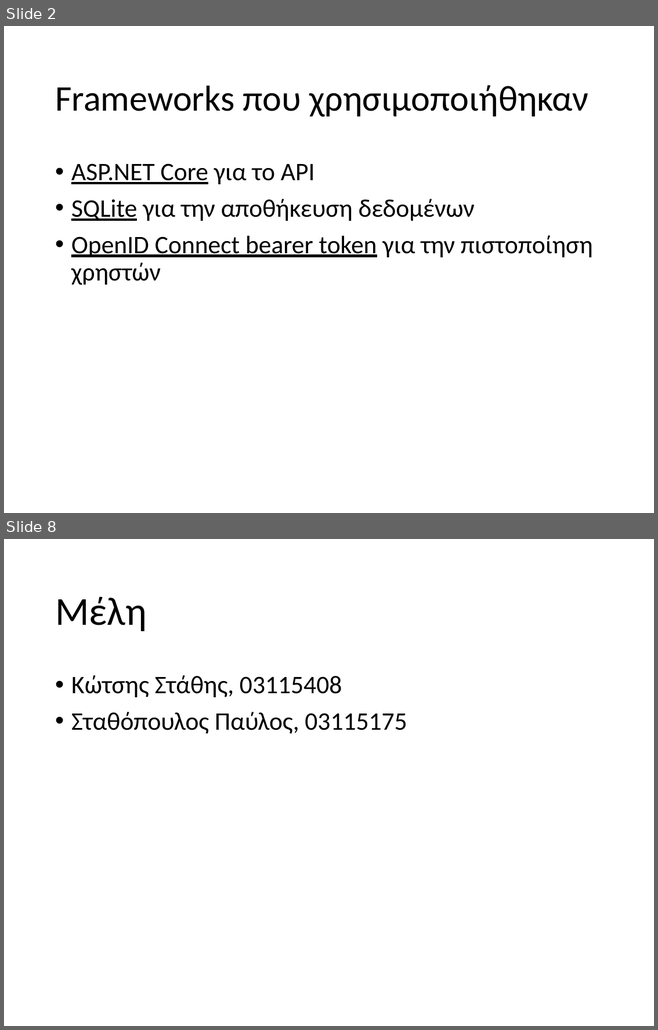
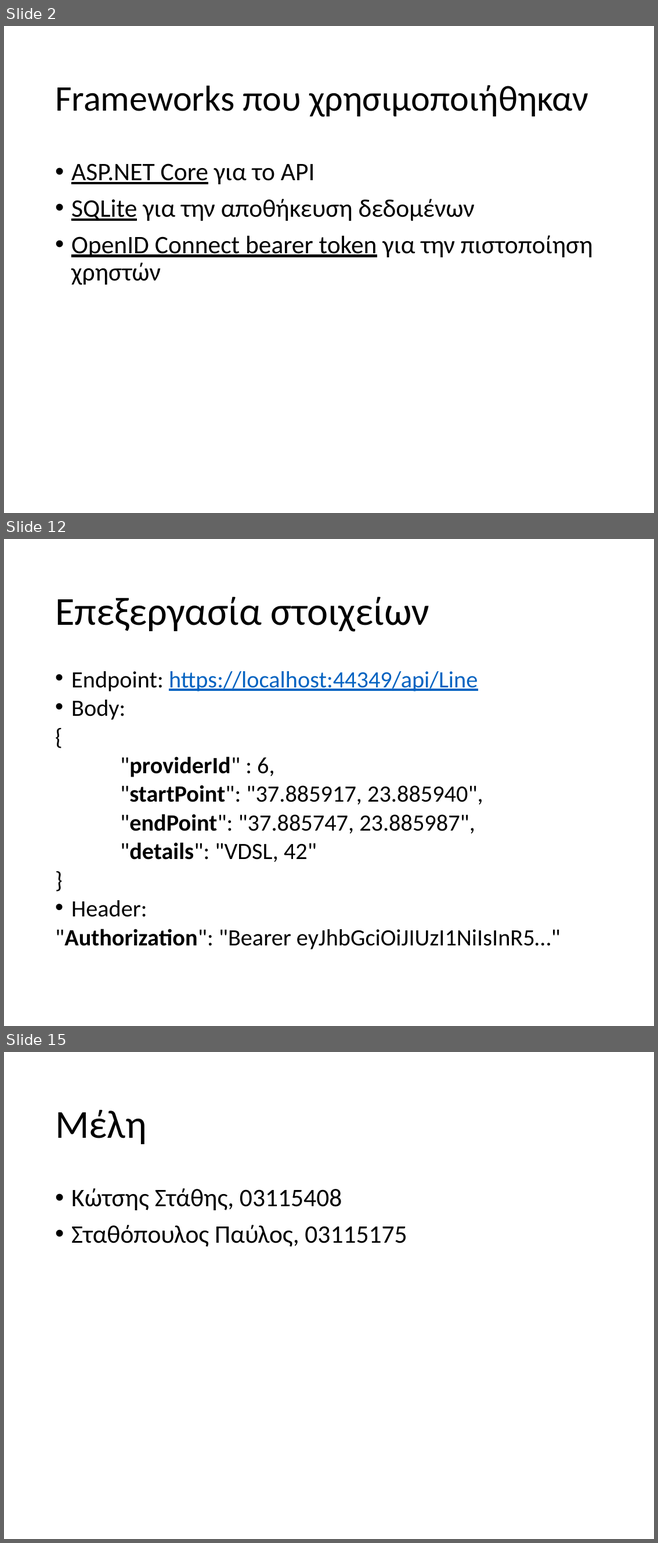
Before and after one commit to staks1/networkApi, a slide deck: Final.pptx. Shown one above the other, each under a label of ours: slides 2 and 8 before the commit, slides 2, 12 and 15 after it; the slides between them are not shown. The pictures are 658x1030 and 658x1543 pixels, drawn with LibreOffice and Linux fonts; fonts in the diff are those of the drawing. Boxes give left, top, right and bottom in pixels: in the first picture for what was removed or moved away, otherwise in the second. Text is boxed around its words. In the diff, an @@ line names an element or a change of style, - is before the commit and + after.

```diff
--- a/Final.pptx
+++ b/Final.pptx
@@ slide 12 added at box(4, 539, 654, 1026), background #FFFFFF @@
@@ title added at box(55, 596, 429, 632), 44 pt, text #000000 @@
+Επεξεργασία στοιχείων
@@ text added at box(55, 671, 560, 950), 25.9 pt, text #000000 @@
+• Endpoint: https://localhost:44349/api/Line
+• Body:
+{
+"providerId" : 6,
+"startPoint": "37.885917, 23.885940",
+"endPoint": "37.885747, 23.885987",
+"details": "VDSL, 42"
+}
+• Header:
+"Authorization": "Bearer eyJhbGciOiJIUzI1NiIsInR5…"
@@ what was slide 8 is now slide 15 @@
```
Also in this commit, not shown: 4 slides changed, 7 other slides added, 1 slide removed, 7 other files.
